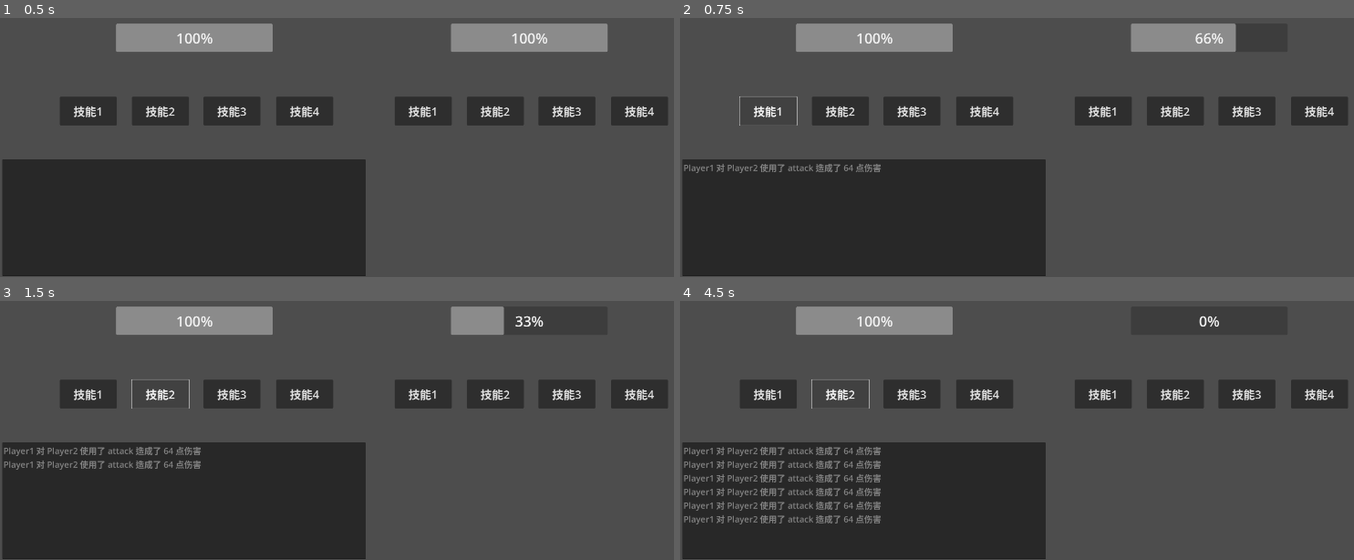
Above: before the commit, frames 1-4 (two rows, left to right).
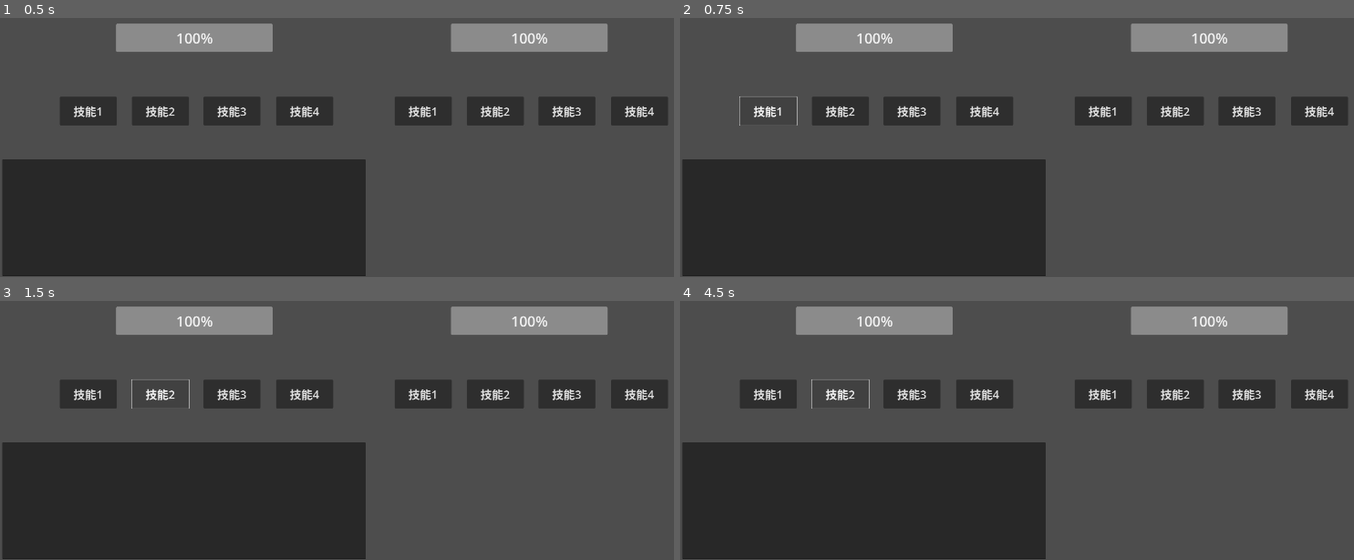
Above: after the commit, the same moments.

Repository: Zhniing/dokemon
Game: Godot game, scene res://arena.tscn
Two runs of this game, one before a commit and one after it. Both use one fixed random seed, a clock stepped at 60 frames per second and the inputs below.
Inputs:
- Up to frame 1 (0.5 s): no input
- Up to frame 2 (0.75 s): click "技能1" at 0.5 s
- Up to frame 3 (1.5 s): click "技能2" at 1.25 s
- Up to frame 4 (4.5 s): click "技能3" at 2 s; click "技能4" at 2.75 s; click "技能1" at 3.5 s; click "技能2" at 4.25 s

Frame 1 is identical in both runs. In frame 2, 1.4% of the frame differs, in the area x 0-91%, y 2-60%; in frame 3, 2.5%; in frame 4, 5.0%, in the area x 0-91%, y 2-87%.

Commit message:
feat: determine the order of heroes by their speed

Diff:
--- a/arena.gd
+++ b/arena.gd
@@ -1,4 +1,7 @@
 extends Control
+
+
+var commands = {}
 
 
 func _ready():
@@ -12,7 +15,9 @@
 	# Bind move buttons
 	var btns = $Player1/MoveBtns
 	for btn in btns.get_children():
-		btn.connect("pressed", Callable(btns, "attack").bind(P1, P2))
+		btn.connect("pressed", func():
+			commands[P1.name] = Callable(btns, "attack").bind(P1, P2)
+		)
 
 	# Inital HP bar
 	hp = $Player2/HP
@@ -21,4 +26,20 @@
 	# Bind move buttons
 	btns = $Player2/MoveBtns
 	for btn in btns.get_children():
-		btn.connect("pressed", Callable(btns, "attack").bind(P2, P1))
+		btn.connect("pressed", func():
+			commands[P2.name] = Callable(btns, "attack").bind(P2, P1)
+		)
+
+func _process(delta):
+	if commands.size() == 2:
+		# Sort by the speed
+		var order = commands.keys()
+		order.sort_custom(func(a, b):
+			return get_node(a).hero.stats[5] > get_node(b).hero.stats[5]
+		)
+
+		# Execute the commands
+		for i in order:
+			commands[i].call()
+
+		commands.clear()
--- a/player.gd
+++ b/player.gd
@@ -3,3 +3,7 @@
 
 var base = [85, 60, 65, 130, 75, 98]
 var hero = Hero.new(50, base)
+
+func _ready():
+	if name == "Player2":
+		hero.stats[5] += 1  # TEST
